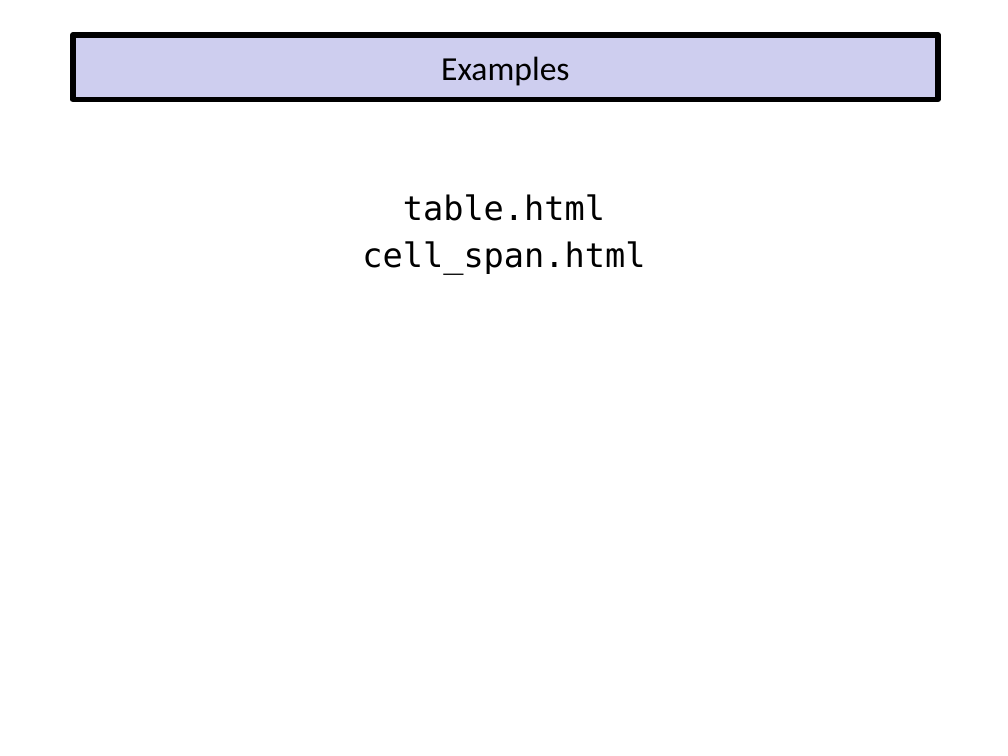
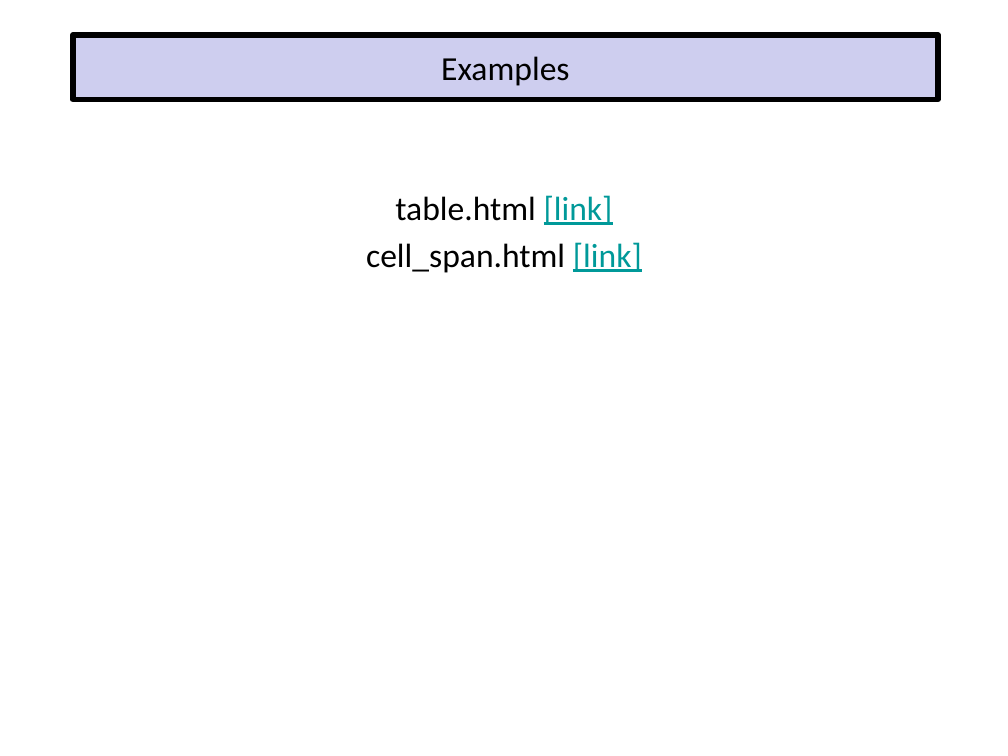
Before and after one commit to EricJPogue/www-epogue-info, a slide deck: slide 41 of CPSC-24700/Presentations/HTML5.pptx. Drawn at 1008x756 pixels with LibreOffice and Linux fonts; fonts in the diff are those of the drawing. Boxes give left, top, right and bottom in pixels: in the first picture for what was removed or moved away, otherwise in the second. Text is boxed around its words. In the diff, an @@ line names an element or a change of style, - is before the commit and + after.

Commit message:
Add session 5 documents and update HTML presentation.

```diff
--- a/CPSC-24700/Presentations/HTML5.pptx
+++ b/CPSC-24700/Presentations/HTML5.pptx
@@ text at [366, 195, 642, 273]: text changed; font DejaVu Sans Mono to Calibri @@
-table.html
-cell_span.html
+table.html [link]
+cell_span.html [link]
```
Also in this commit, not shown: 5 other slides changed, 5 other files.
